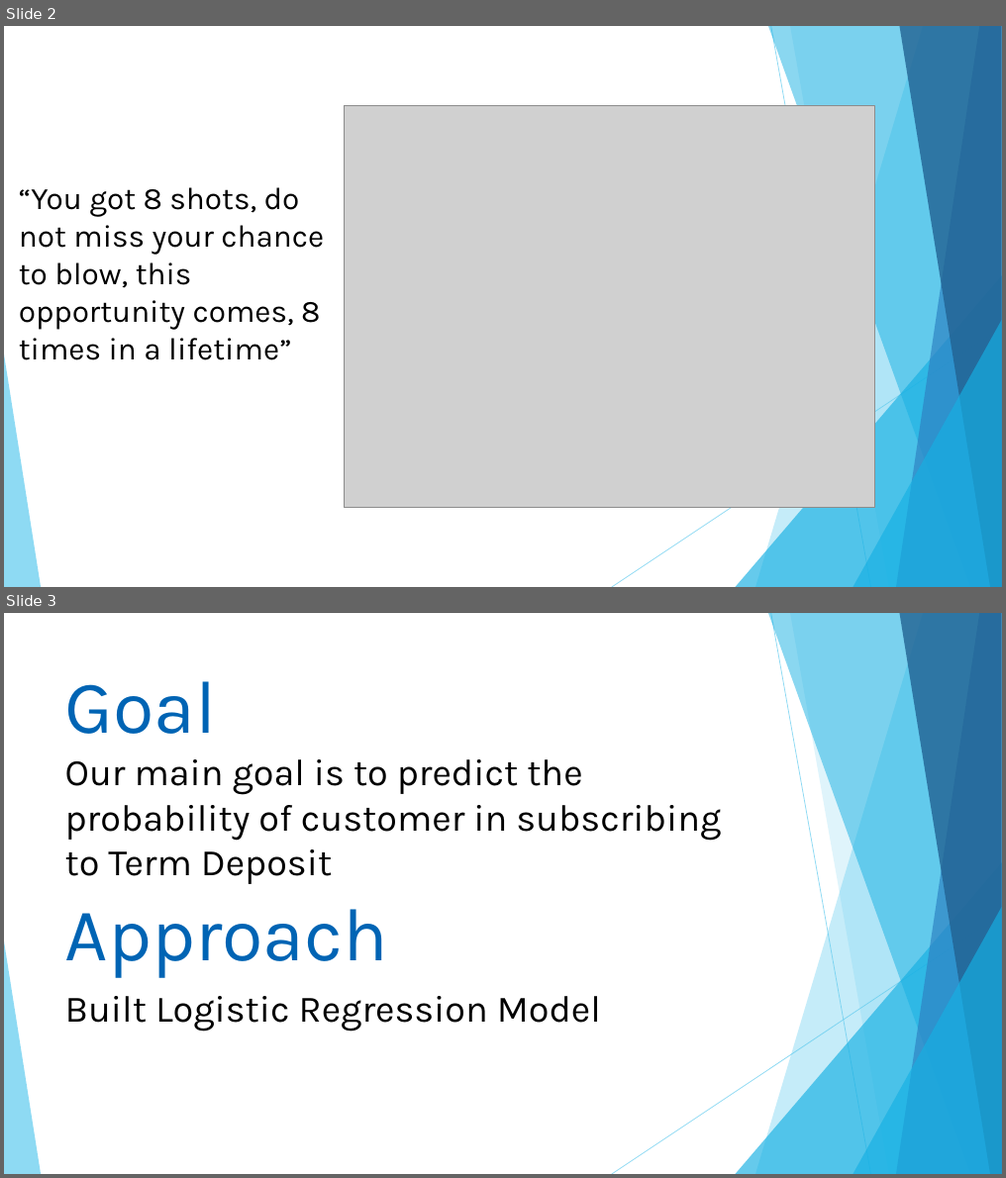
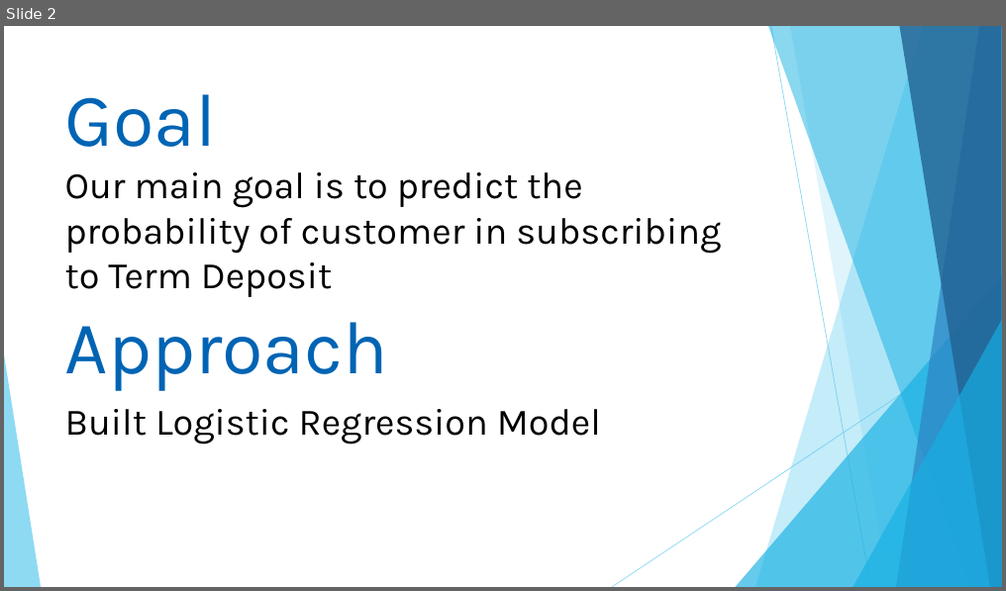
Before and after one commit to jsiwu94/Data-Hackathon2019-11, a slide deck: PPT .pptx. Shown one above the other, each under a label of ours: slides 2 and 3 before the commit, slide 2 after it. The pictures are 1006x1178 and 1006x591 pixels, drawn with LibreOffice and Linux fonts; fonts in the diff are those of the drawing; grey boxes stand for pictures. Boxes give left, top, right and bottom in pixels: in the first picture for what was removed or moved away, otherwise in the second. Text is boxed around its words. In the diff, an @@ line names an element or a change of style, - is before the commit and + after.

```diff
--- a/PPT .pptx
+++ b/PPT .pptx
@@ slide 2 removed at [4,26,1002,587], background #FFFFFF; not listed: 10 template elements that a slide beside it also shows @@
@@ picture removed at [344,105,874,508] @@
@@ text removed at [19,187,324,361] @@
-“You got 8 shots, do not miss your chance to blow, this opportunity comes, 8 times in a lifetime”
@@ what was slide 3 is now slide 2 @@
```
Also in this commit, not shown: 1 slide added, 1 other slide removed, 3 other files.
